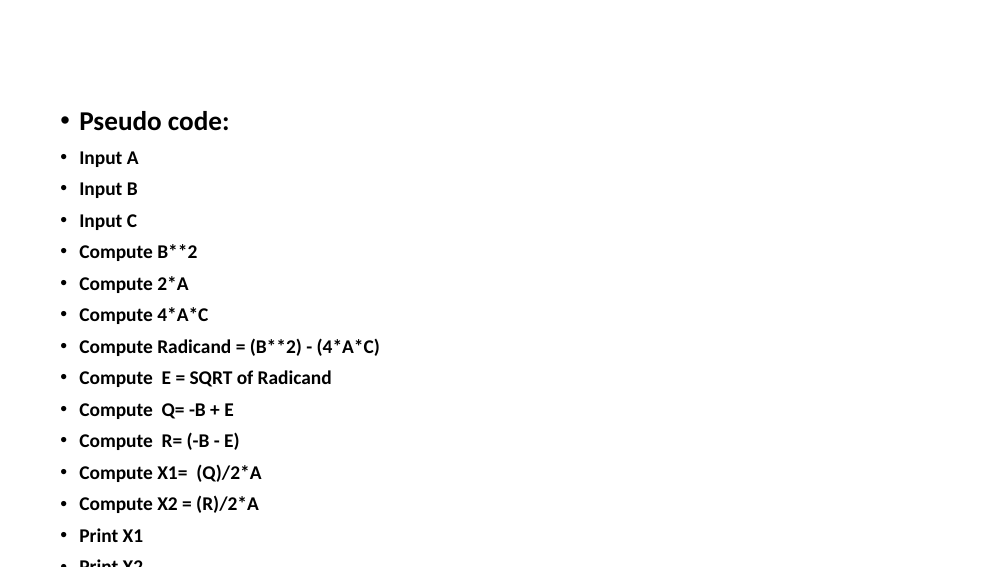
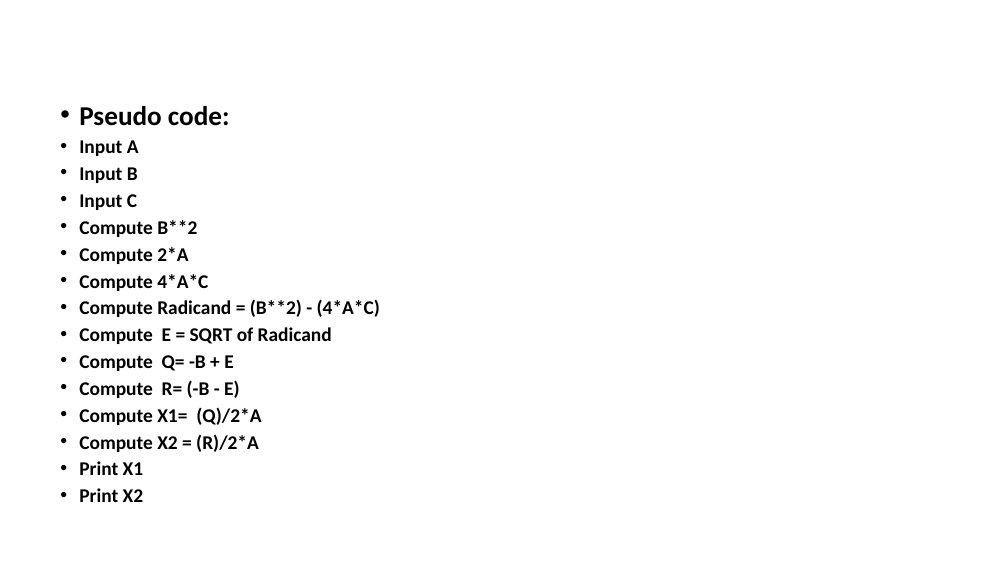
Before and after one commit to ehianeoigiagbepau/ehianeCSC102, a slide deck: slide 2 of EhianeAA1.pptx. Drawn at 1008x567 pixels with LibreOffice and Linux fonts; fonts in the diff are those of the drawing; grey boxes stand for pictures. Boxes give left, top, right and bottom in pixels: in the first picture for what was removed or moved away, otherwise in the second. Text is boxed around its words. In the diff, an @@ line names an element or a change of style, - is before the commit and + after.

```diff
--- a/EhianeAA1.pptx
+++ b/EhianeAA1.pptx
@@ text "Pseudo code:" at [79, 106, 380, 502]: line spacing 0.9 to 0.7 @@
```
Also in this commit, not shown: 1 other slide changed.
